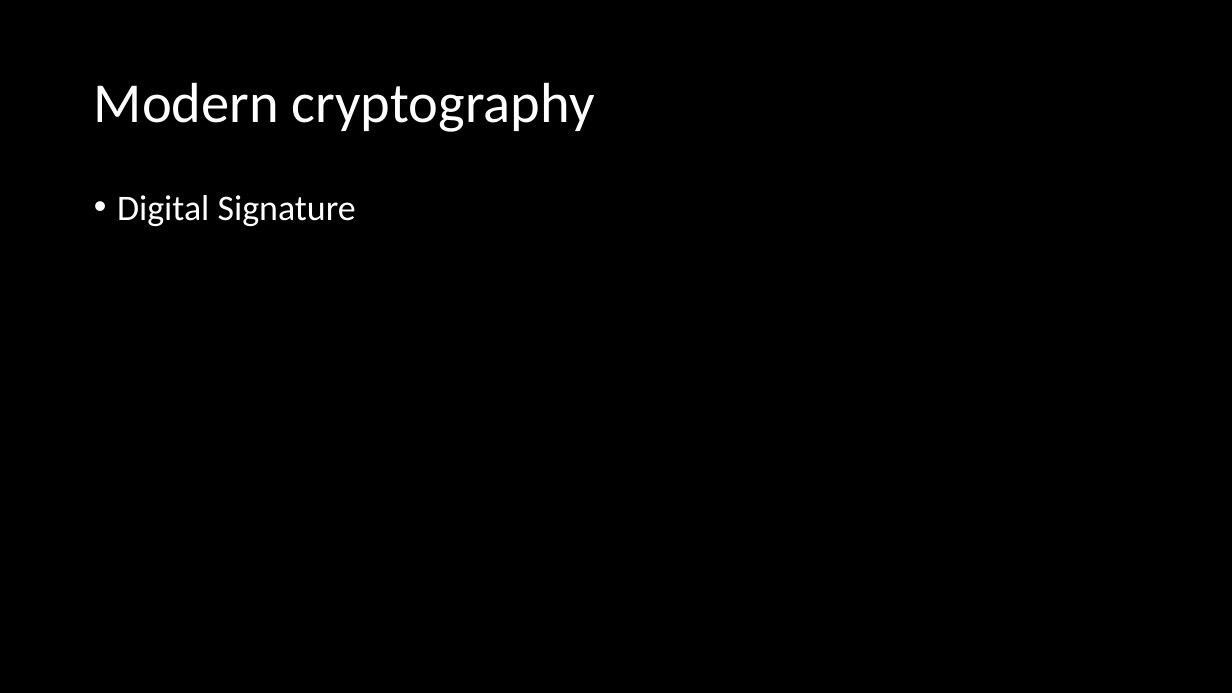
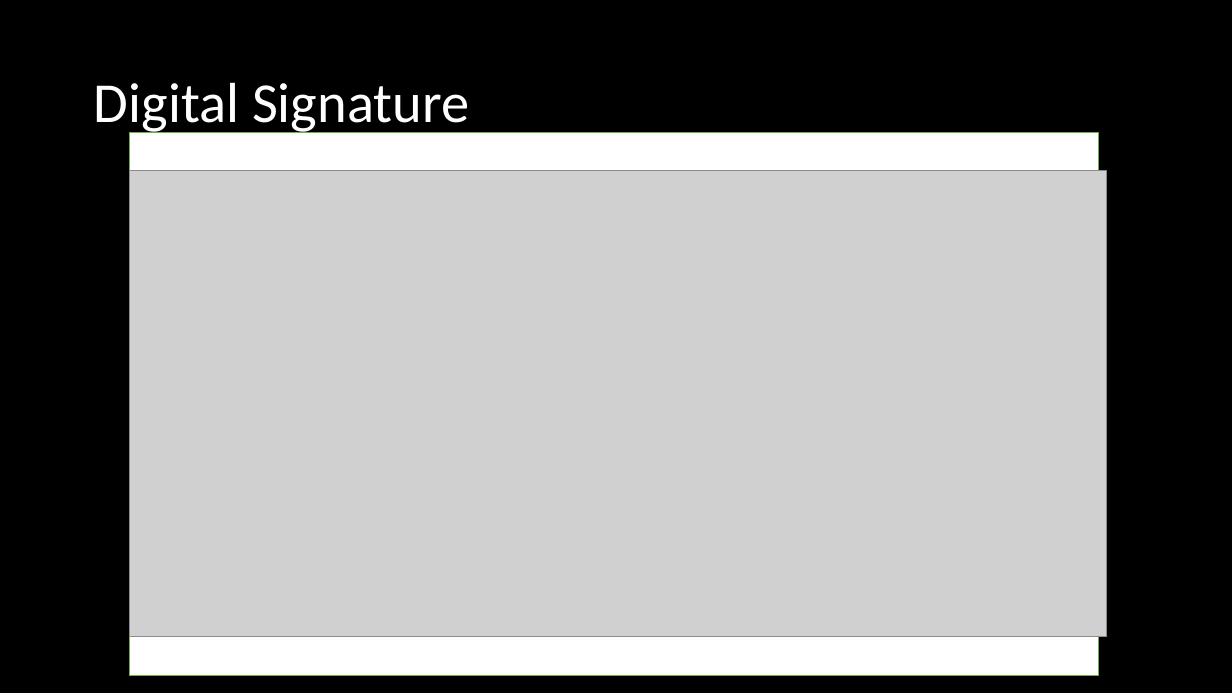
Before and after one commit to umisc/workshops, a slide deck: slide 11 of Workshop_6/workshop_6.pptx. Drawn at 1232x693 pixels with LibreOffice and Linux fonts; fonts in the diff are those of the drawing; grey boxes stand for pictures. Boxes give left, top, right and bottom in pixels: in the first picture for what was removed or moved away, otherwise in the second. Text is boxed around its words. In the diff, an @@ line names an element or a change of style, - is before the commit and + after.

Commit message:
updating

```diff
--- a/Workshop_6/workshop_6.pptx
+++ b/Workshop_6/workshop_6.pptx
@@ title at [94,82,469,135]: text changed @@
-Modern cryptography
+Digital Signature
@@ rectangle added at [129,132,1099,676], fill #FFFFFF, outline #70AD47 1 pt @@
@@ picture added at [129,171,1106,637] @@
@@ text removed at [117,195,356,226] @@
-• Digital Signature
```
Also in this commit, not shown: 2 other slides changed, 2 slides added, 3 slides removed.
